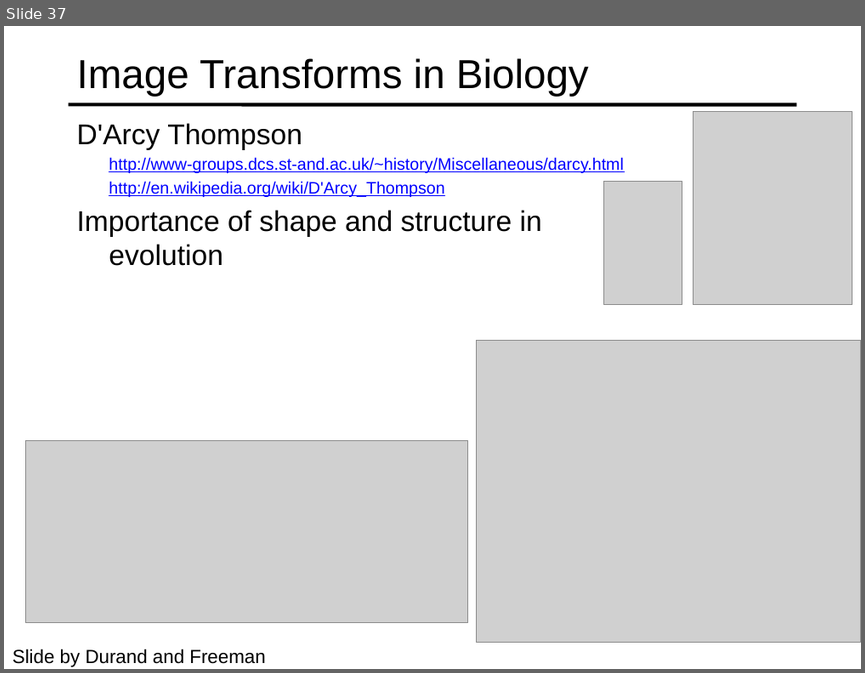
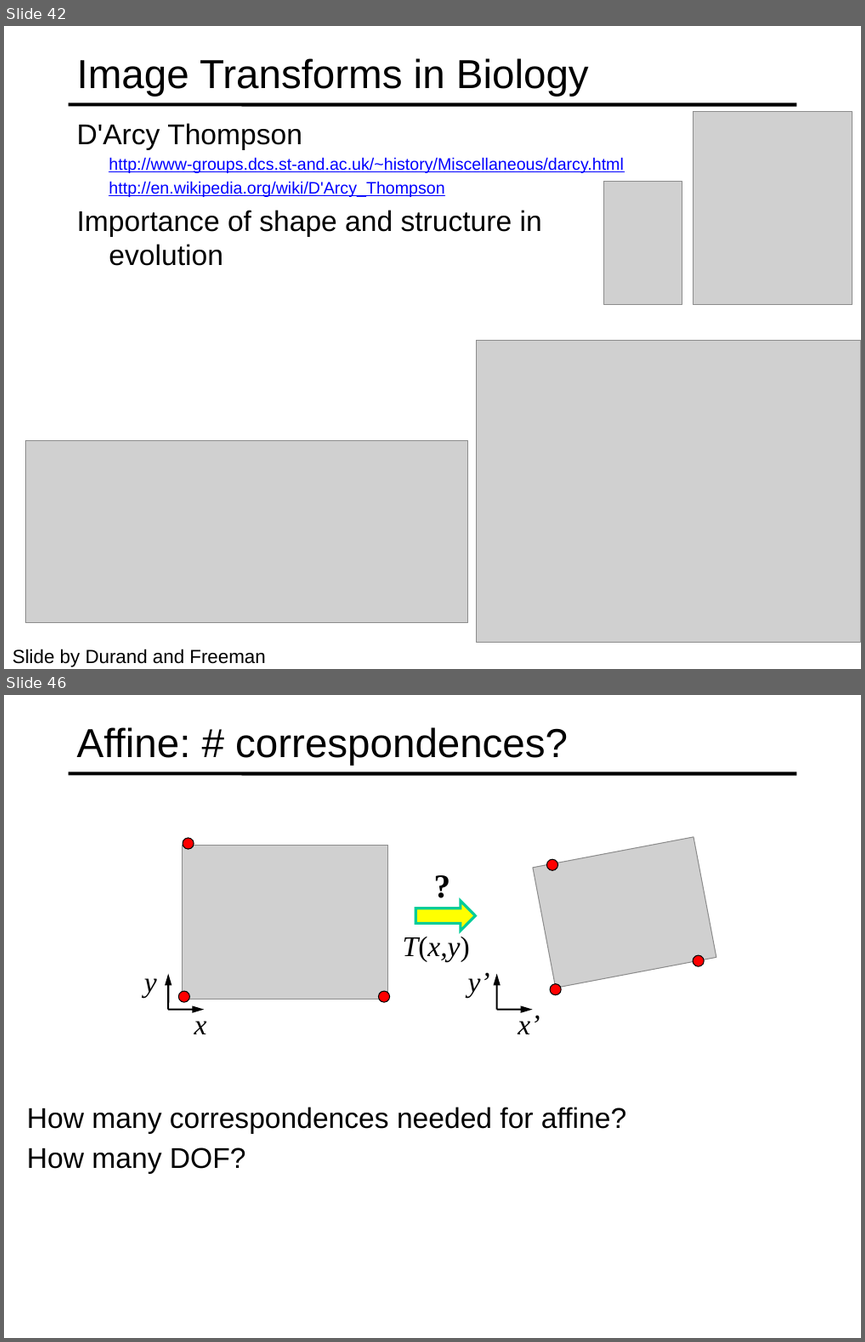
Before and after one commit to cal-cs180/cal-cs180.github.io, a slide deck: fa26/Lectures/ImageTransformations2026.pptx. Shown one above the other, each under a label of ours: slide 37 before the commit, slides 42 and 46 after it; the slides between them are not shown. The pictures are 865x673 and 865x1342 pixels, drawn with LibreOffice and Linux fonts; fonts in the diff are those of the drawing; grey boxes stand for pictures. Boxes give left, top, right and bottom in pixels: in the first picture for what was removed or moved away, otherwise in the second. Text is boxed around its words. In the diff, an @@ line names an element or a change of style, - is before the commit and + after.

Commit message:
fa26: replace Oct 6 Image Transformations with Ren's updated deck
Updated slides from Ren Ng (Re: Slides for today) — adds announcements
and expands to 49 pages; keep schedule title and ambassadors thumbnail.

```diff
--- a/fa26/Lectures/ImageTransformations2026.pptx
+++ b/fa26/Lectures/ImageTransformations2026.pptx
@@ slide 46 added at (x1=4, y1=695, x2=861, y2=1338), background #FFFFFF; not listed: 1 template element that a slide beside it also shows @@
@@ title added at (x1=77, y1=727, x2=568, y2=766), 34 pt, text #000000 @@
+Affine: # correspondences?
@@ picture added at (x1=182, y1=845, x2=388, y2=999) @@
@@ ellipse added at (x1=182, y1=838, x2=194, y2=849), fill #FF0000, outline #000000 0.75 pt @@
@@ picture added at (x1=533, y1=837, x2=716, y2=987) @@
@@ text added at (x1=426, y1=861, x2=460, y2=909), 28 pt, text #000000, bold @@
+?
@@ ellipse added at (x1=546, y1=860, x2=557, y2=871), fill #FF0000, outline #000000 0.75 pt @@
@@ right arrow added at (x1=415, y1=901, x2=475, y2=930), fill #FFFF00, outline #00CC99 2.25 pt @@
@@ text added at (x1=403, y1=933, x2=470, y2=961), 24 pt, text #000000, italic @@
+T(x,y)
@@ arrow added from (169, 1009) to (169, 974), #000000 1.5 pt @@
@@ text added at (x1=468, y1=972, x2=490, y2=997), 24 pt, text #000000, italic @@
+y’
@@ arrow added from (497, 1009) to (497, 974), #000000 1.5 pt @@
@@ ellipse added at (x1=692, y1=955, x2=704, y2=967), fill #FF0000, outline #000000 0.75 pt @@
@@ text added at (x1=144, y1=978, x2=157, y2=997), 24 pt, text #000000, italic @@
+y
@@ ellipse added at (x1=179, y1=991, x2=190, y2=1002), fill #FF0000, outline #000000 0.75 pt @@
@@ ellipse added at (x1=378, y1=991, x2=390, y2=1002), fill #FF0000, outline #000000 0.75 pt @@
@@ ellipse added at (x1=550, y1=984, x2=561, y2=995), fill #FF0000, outline #000000 0.75 pt @@
@@ arrow added from (169, 1009) to (204, 1009), #000000 1.5 pt @@
@@ text added at (x1=194, y1=1021, x2=207, y2=1034), 24 pt, text #000000, italic @@
+x
@@ arrow added from (497, 1009) to (533, 1009), #000000 1.5 pt @@
@@ text added at (x1=517, y1=1012, x2=540, y2=1034), 24 pt, text #000000, italic @@
+x’
@@ text added at (x1=27, y1=1106, x2=626, y2=1174), 24 pt, text #000000 @@
+How many correspondences needed for affine?
+How many DOF?
@@ what was slide 37 is now slide 42 @@
```
Also in this commit, not shown: 1 slide changed, 11 other slides added, 1 other file.
